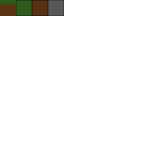
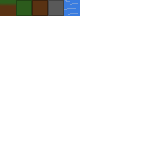
Two versions of the same layered image (160x160). Layer-by-layer changes:
painted on "Layer 0" over left=64, top=0, right=80, bottom=16
